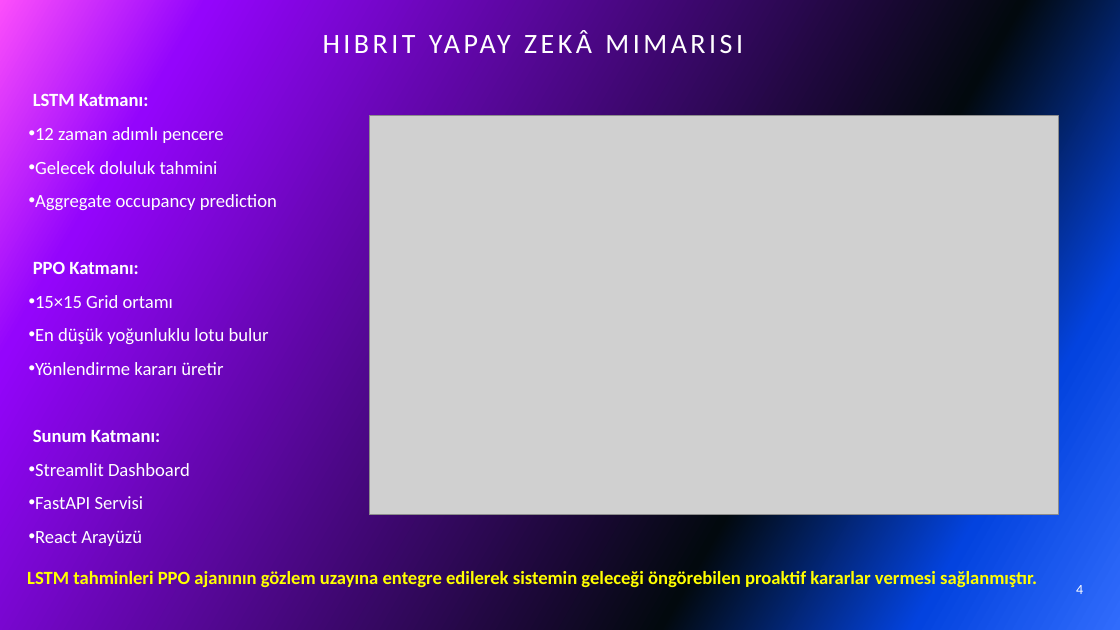
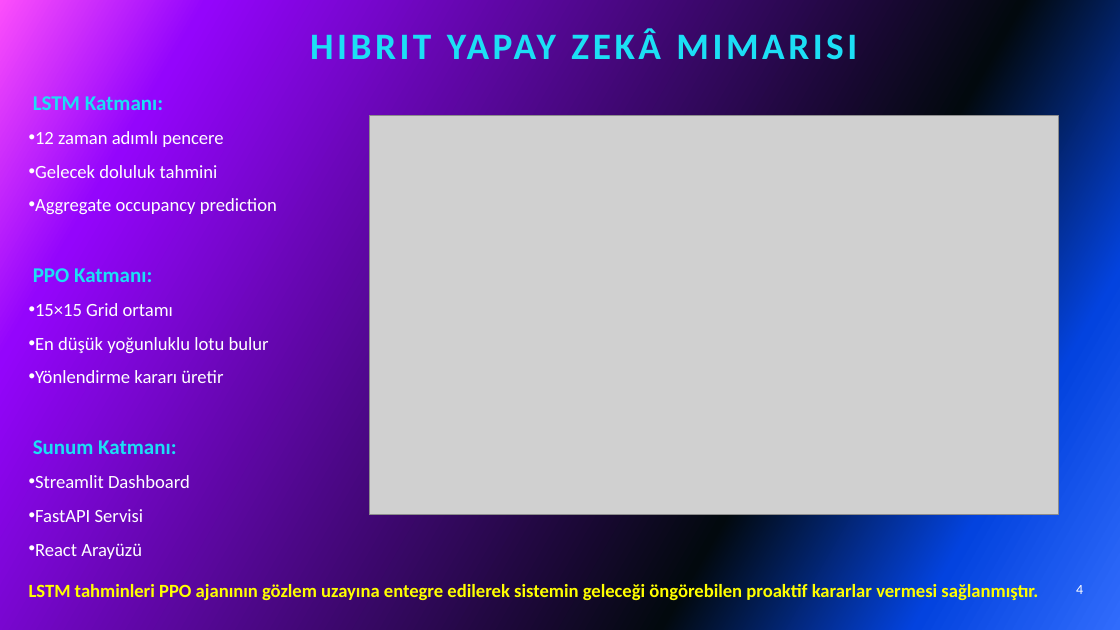
Before and after one commit to Yapay-Sinir-Aglari-Proje/Akilli_Park, a slide deck: slide 4 of AKILLI PARK SUNUM (01.06.2026).pptx. Drawn at 1120x630 pixels with LibreOffice and Linux fonts; fonts in the diff are those of the drawing; grey boxes stand for pictures. Boxes give left, top, right and bottom in pixels: in the first picture for what was removed or moved away, otherwise in the second. Text is boxed around its words. In the diff, an @@ line names an element or a change of style, - is before the commit and + after.

Commit message:
Sunumda bazı şekiller küçültüldü.

```diff
--- a/AKILLI PARK SUNUM (01.06.2026).pptx
+++ b/AKILLI PARK SUNUM (01.06.2026).pptx
@@ title "HIBRIT YAPAY ZEKÂ MIMARISI": place and size @@
-title "HIBRIT YAPAY ZEKÂ MIMARISI" at box(314, 0, 875, 65)
+title "HIBRIT YAPAY ZEKÂ MIMARISI" at box(310, 28, 857, 69)
@@ title "HIBRIT YAPAY ZEKÂ MIMARISI" at box(310, 28, 857, 69): size 24 to 32 pt, text colour #FFFFFF to #1CDFF5, bold on @@
@@ text at box(33, 96, 176, 454): size 16 to 18 pt, text colour #FFFFFF to #1CDFF5 in "LSTM Katmanı:", "PPO Katmanı:", "Sunum Katmanı:" @@
@@ text "LSTM tahminleri PPO ajanının gözlem ...": place and size @@
-text "LSTM tahminleri PPO ajanının gözlem ..." at box(27, 571, 1037, 590)
+text "LSTM tahminleri PPO ajanının gözlem ..." at box(29, 584, 1038, 602)
```
Also in this commit, not shown: 22 other slides changed.
